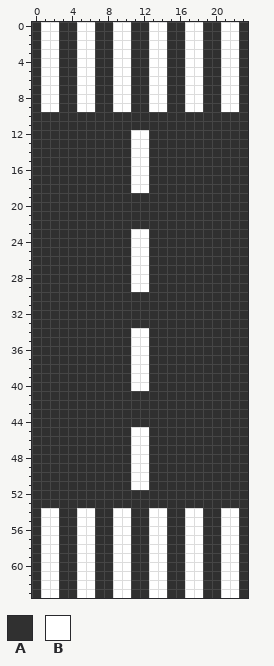
Pixel-art sprite: resources/roads/street_v.png. The picture above is the old version.
The file is 72x192 pixels, drawn in blocks of 3x3; one block is one cell here. Colours within 5 levels of each other are drawn and written as one.
Palette (. is transparent): A #303030  B #ffffff
Pixels before, first column x 0:
 0 ABBAABBAABBAABBAABBAABBA
 1 ABBAABBAABBAABBAABBAABBA
 2 ABBAABBAABBAABBAABBAABBA
 3 ABBAABBAABBAABBAABBAABBA
 4 ABBAABBAABBAABBAABBAABBA
 5 ABBAABBAABBAABBAABBAABBA
 6 ABBAABBAABBAABBAABBAABBA
 7 ABBAABBAABBAABBAABBAABBA
 8 ABBAABBAABBAABBAABBAABBA
 9 ABBAABBAABBAABBAABBAABBA
10 AAAAAAAAAAAAAAAAAAAAAAAA
11 AAAAAAAAAAAAAAAAAAAAAAAA
12 AAAAAAAAAAABBAAAAAAAAAAA
13 AAAAAAAAAAABBAAAAAAAAAAA
14 AAAAAAAAAAABBAAAAAAAAAAA
15 AAAAAAAAAAABBAAAAAAAAAAA
16 AAAAAAAAAAABBAAAAAAAAAAA
17 AAAAAAAAAAABBAAAAAAAAAAA
18 AAAAAAAAAAABBAAAAAAAAAAA
19 AAAAAAAAAAAAAAAAAAAAAAAA
20 AAAAAAAAAAAAAAAAAAAAAAAA
21 AAAAAAAAAAAAAAAAAAAAAAAA
22 AAAAAAAAAAAAAAAAAAAAAAAA
23 AAAAAAAAAAABBAAAAAAAAAAA
24 AAAAAAAAAAABBAAAAAAAAAAA
25 AAAAAAAAAAABBAAAAAAAAAAA
26 AAAAAAAAAAABBAAAAAAAAAAA
27 AAAAAAAAAAABBAAAAAAAAAAA
28 AAAAAAAAAAABBAAAAAAAAAAA
29 AAAAAAAAAAABBAAAAAAAAAAA
30 AAAAAAAAAAAAAAAAAAAAAAAA
31 AAAAAAAAAAAAAAAAAAAAAAAA
32 AAAAAAAAAAAAAAAAAAAAAAAA
33 AAAAAAAAAAAAAAAAAAAAAAAA
34 AAAAAAAAAAABBAAAAAAAAAAA
35 AAAAAAAAAAABBAAAAAAAAAAA
36 AAAAAAAAAAABBAAAAAAAAAAA
37 AAAAAAAAAAABBAAAAAAAAAAA
38 AAAAAAAAAAABBAAAAAAAAAAA
39 AAAAAAAAAAABBAAAAAAAAAAA
40 AAAAAAAAAAABBAAAAAAAAAAA
41 AAAAAAAAAAAAAAAAAAAAAAAA
42 AAAAAAAAAAAAAAAAAAAAAAAA
43 AAAAAAAAAAAAAAAAAAAAAAAA
44 AAAAAAAAAAAAAAAAAAAAAAAA
45 AAAAAAAAAAABBAAAAAAAAAAA
46 AAAAAAAAAAABBAAAAAAAAAAA
47 AAAAAAAAAAABBAAAAAAAAAAA
48 AAAAAAAAAAABBAAAAAAAAAAA
49 AAAAAAAAAAABBAAAAAAAAAAA
50 AAAAAAAAAAABBAAAAAAAAAAA
51 AAAAAAAAAAABBAAAAAAAAAAA
52 AAAAAAAAAAAAAAAAAAAAAAAA
53 AAAAAAAAAAAAAAAAAAAAAAAA
54 ABBAABBAABBAABBAABBAABBA
55 ABBAABBAABBAABBAABBAABBA
56 ABBAABBAABBAABBAABBAABBA
57 ABBAABBAABBAABBAABBAABBA
58 ABBAABBAABBAABBAABBAABBA
59 ABBAABBAABBAABBAABBAABBA
60 ABBAABBAABBAABBAABBAABBA
61 ABBAABBAABBAABBAABBAABBA
62 ABBAABBAABBAABBAABBAABBA
63 ABBAABBAABBAABBAABBAABBA
The same view after the edit:
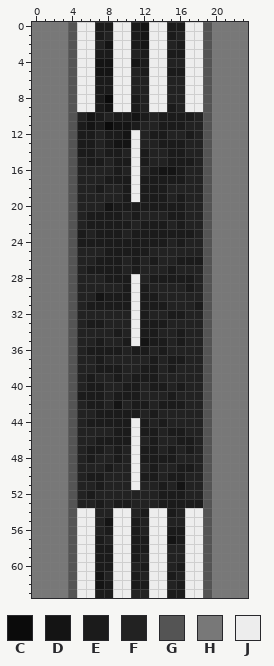
Colours new in this view: C #0b0b0b  D #141414  E #1b1b1b  F #222222  G #545454  H #787878  J #ededed
Change:
Changed rows in their new state; - is an unchanged pixel.
first column x 0:
 0 HHHHGJJEEJJEDJJEEJJGHHHH
 1 HHHHGJJEFJJEDJJEFJJGHHHH
 2 HHHHGJJFDJJEDJJFEJJGHHHH
 3 HHHHGJJEEJJFEJJEEJJGHHHH
 4 HHHHGJJDDJJDEJJFFJJGHHHH
 5 HHHHGJJDDJJFEJJEEJJGHHHH
 6 HHHHGJJEEJJFFJJFFJJGHHHH
 7 HHHHGJJEEJJFFJJFFJJGHHHH
 8 HHHHGJJECJJEFJJFFJJGHHHH
 9 HHHHGJJEDJJEFJJEFJJGHHHH
10 HHHHGFDEFEEDEFEEEEFGHHHH
11 HHHHGEDECDDEFFEEEFFGHHHH
12 HHHHGEEFEEDJFEEFFEFGHHHH
13 HHHHGEEFEDDJFFEEEFFGHHHH
14 HHHHGEEFEEFJEFFEEFFGHHHH
15 HHHHGFEEFEEJEFFEEEFGHHHH
16 HHHHGFFFFEFJFEDDEFFGHHHH
17 HHHHGFFFEEEJEEEEEFFGHHHH
18 HHHHGFFEFFEJEEEFFFFGHHHH
19 HHHHGFFFFFEJEEEFEFFGHHHH
20 HHHHGFFFDEEEEEEEEFFGHHHH
21 HHHHGFEEEEFEFFFEEFFGHHHH
22 HHHHGFEEEEEFEEEFEFFGHHHH
23 HHHHGEFEEEFEEEEEEEFGHHHH
24 HHHHGEEEEEEEEEEFEFFGHHHH
25 HHHHGFFFEEEEEFFFFFFGHHHH
26 HHHHGFFEEEFEFEFFEEEGHHHH
27 HHHHGFEEEEFEFFFEFFFGHHHH
28 HHHHGFFFEEEJFEEEEEFGHHHH
29 HHHHGFFFFFEJEFFFFEFGHHHH
30 HHHHGFFDEEEJEEFFFFFGHHHH
31 HHHHGFEEEEEJEEEFFFEGHHHH
32 HHHHGFFFFFFJEFFEEFFGHHHH
33 HHHHGFEEFFFJEEEFFFFGHHHH
34 HHHHGFFFFEFJEEFFEFFGHHHH
35 HHHHGFFEFFEJDEEFEFFGHHHH
36 HHHHGFEEEEFEEFEFFFFGHHHH
37 HHHHGFFEFFFFFEFEEFFGHHHH
38 HHHHGFFEEEFFEEFEFFFGHHHH
39 HHHHGFEFFEFEEEFFFFFGHHHH
40 HHHHGFEEFFEEFEEFEFFGHHHH
41 HHHHGEEEFEEEFFFEFFFGHHHH
42 HHHHGFEEFDFEEFEEEFFGHHHH
43 HHHHGFFEEEEEFEFFFFFGHHHH
44 HHHHGFEEEEEJEFEFFFFGHHHH
45 HHHHGFFFFEEJEEFEEFFGHHHH
46 HHHHGFFEEEEJFEFFEEFGHHHH
47 HHHHGFEEFEFJEEFEFEFGHHHH
48 HHHHGFEFFEFJEEEEFFFGHHHH
49 HHHHGFFFEFFJFEFFEEFGHHHH
50 HHHHGFEEFFFJEEFEEFFGHHHH
51 HHHHGFFEFFFJFFEFDFFGHHHH
52 HHHHGFEFFFFFFFEEEFFGHHHH
53 HHHHGFFEFEEFFFEEEEEGHHHH
54 HHHHGJJFFJJFEJJEFJJGHHHH
55 HHHHGJJFDJJEFJJFFJJGHHHH
56 HHHHGJJFEJJEFJJEEJJGHHHH
57 HHHHGJJEFJJEEJJDEJJGHHHH
58 HHHHGJJEEJJEEJJFFJJGHHHH
59 HHHHGJJEEJJEFJJFFJJGHHHH
60 HHHHGJJEEJJFEJJFEJJGHHHH
61 HHHHGJJDFJJEFJJEFJJGHHHH
62 HHHHGJJDEJJEEJJFEJJGHHHH
63 HHHHGJJEEJJFFJJEEJJGHHHH
Pixel boxes of the changes (left, top, right, bottom) in both pictures:
changed: (32, 22, 248, 598)
